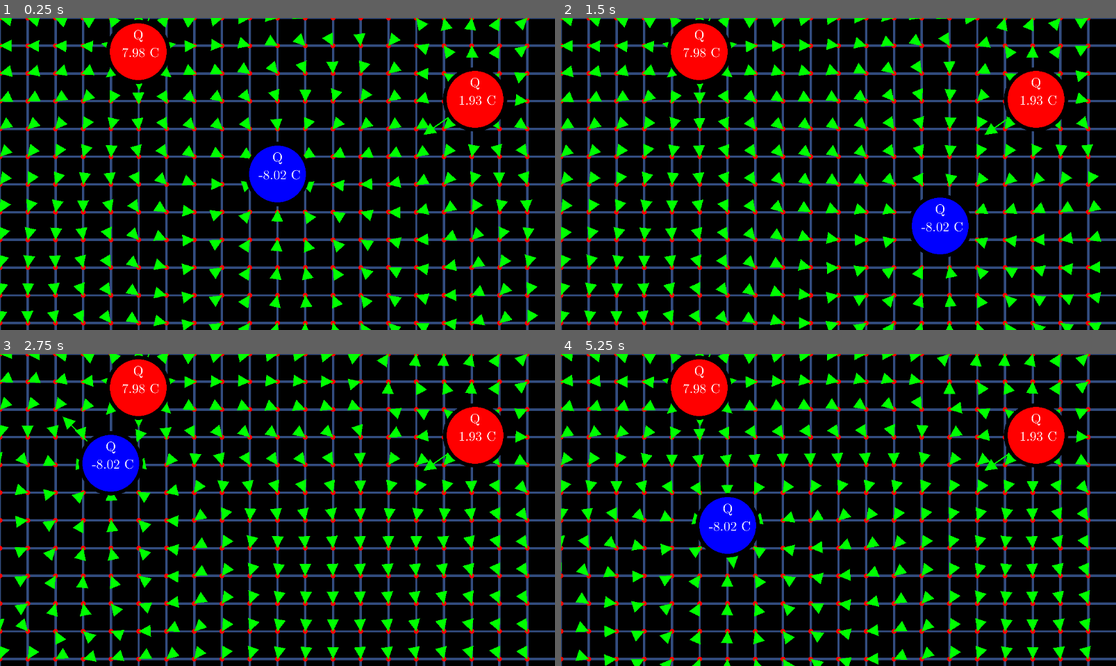
Above: before the commit, frames 1-4 (two rows, left to right).
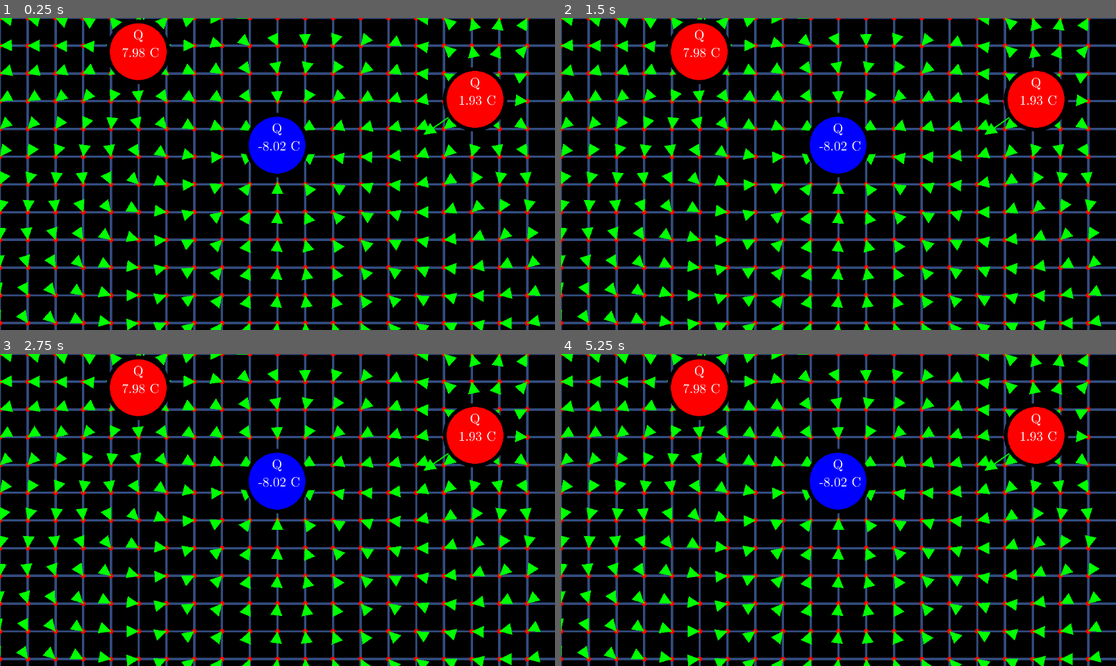
Above: after the commit, the same moments.

Repository: davidjmstewart/gd_simulator
Game: Godot game, scene res://electric_field_lines.tscn
The game is run twice, just before and just after one commit, with the same random seed, the same clock (stepped at 60 frames per second) and the same inputs.
Inputs (mouse positions are in pixels of both pictures, inside the frame that each line leads up to):
- Up to frame 1 (0.25 s): no input
- Up to frame 2 (1.5 s): tap Enter at 0.5 s; move the mouse to (810, 236) at 0.52 s; click (810, 236) at 0.67 s; tap Space at 1.25 s; drag from (1005, 220) to (810, 236) at 1.27 s
- Up to frame 3 (2.75 s): tap Enter at 2 s; move the mouse to (111, 463) at 2.02 s; click (111, 463) at 2.17 s
- Up to frame 4 (5.25 s): tap Space at 2.75, 4.25 s; drag from (866, 510) to (672, 463) at 2.77 s; tap Enter at 3.5 s; move the mouse to (755, 432) at 3.52 s; click (755, 432) at 3.67 s; drag from (960, 494) to (755, 432) at 4.27 s; move the mouse to (727, 525) at 5.02 s; click (727, 525) at 5.17 s

The runs differ from the first frame. In frame 1, 10% of the frame differs, in the area x 0-98%, y 0-100%; in frame 2, 16%; in frame 3, 20%; in frame 4, 18%.

Commit message:
Cursor now changes depending on interacting state with charge node.

Diff:
--- a/charge.gd
+++ b/charge.gd
@@ -6,13 +6,21 @@
 ## The amount of charge (in Coulombs)
 @export var Q: float = 1.0
 
+enum UserInteractionStates {IDLE, MOVING, HOVERING}
+
+var state: UserInteractionStates = UserInteractionStates.IDLE
 func _ready() -> void:
 	add_to_group("charge_group")
 	$ChargeLabel.text = "Q \n %.2f C" % Q
 	pass # Replace with function body.
 
+func handle_state_machine() -> void:
+	if state == UserInteractionStates.MOVING:
+		Input.set_default_cursor_shape(Input.CURSOR_DRAG)
+		self.position = get_global_mouse_position()
 
 func _process(delta: float) -> void:
+	handle_state_machine()
 	if Q >= 0:
 		# display the positive charge sprite, turn off the negative charge sprite
 		$ChargeNegative.visible = false;
@@ -20,3 +28,25 @@
 	else:
 		$ChargeNegative.visible = true;
 		$ChargePositive.visible = false;
+
+
+func _on_area_2d_input_event(viewport: Node, event: InputEvent, shape_idx: int) -> void:
+	if event is InputEventMouseButton:
+		if event.button_index == MOUSE_BUTTON_LEFT and event.pressed:
+			state = UserInteractionStates.MOVING
+		if event.button_index == MOUSE_BUTTON_LEFT:
+			if not event.pressed:
+				Input.set_default_cursor_shape(Input.CURSOR_POINTING_HAND)
+				state = UserInteractionStates.IDLE
+		# Optional: Handle other mouse buttons
+		elif event.button_index == MOUSE_BUTTON_RIGHT and event.pressed:
+			print("Right mouse button clicked on Area2D!")
+
+
+func _on_area_2d_mouse_entered() -> void:
+	Input.set_default_cursor_shape(Input.CURSOR_POINTING_HAND)
+
+func _on_area_2d_mouse_exited() -> void:
+	if (state != UserInteractionStates.MOVING):
+		state = UserInteractionStates.IDLE
+		Input.set_default_cursor_shape(Input.CURSOR_ARROW)
--- a/charge.tscn
+++ b/charge.tscn
@@ -20,7 +20,8 @@
 Q = 1.745
 
 [node name="Area2D" type="Area2D" parent="."]
-visible = false
+z_index = 4035
+scale = Vector2(26.865, 26.865)
 
 [node name="CollisionShape2D" type="CollisionShape2D" parent="Area2D"]
 shape = SubResource("CircleShape2D_3glq5")
@@ -42,3 +43,7 @@
 1.75 C"
 horizontal_alignment = 1
 vertical_alignment = 1
+
+[connection signal="input_event" from="Area2D" to="." method="_on_area_2d_input_event"]
+[connection signal="mouse_entered" from="Area2D" to="." method="_on_area_2d_mouse_entered"]
+[connection signal="mouse_exited" from="Area2D" to="." method="_on_area_2d_mouse_exited"]
--- a/electric_field_lines.gd
+++ b/electric_field_lines.gd
@@ -40,6 +40,12 @@
 	var simulation_charges = get_tree().get_nodes_in_group("charge_group")
 
 	calculate_electro_static_forces(simulation_charges, simulation_points)
+
+func charge_node_hover_state_changed(is_hovered: bool) -> void:
+	if (is_hovered):
+		Input.set_default_cursor_shape(Input.CURSOR_POINTING_HAND)
+	else:
+		Input.set_default_cursor_shape(Input.CURSOR_ARROW)
 
 func calculate_electro_static_forces(point_charges: Array[Node], simulation_points: Array):
 
@@ -97,7 +103,7 @@
 
 # Called every frame. 'delta' is the elapsed time since the previous frame.
 func _process(delta: float) -> void:
-	$charge2.position = get_global_mouse_position()
+	#$charge2.position = get_global_mouse_position()
 	var simulation_charges = get_tree().get_nodes_in_group("charge_group")
 	var existing_force_vectors = get_tree().get_nodes_in_group("visual_electro_static_force_vectors")
 	for vector in existing_force_vectors:
--- a/electric_field_lines.tscn
+++ b/electric_field_lines.tscn
@@ -20,16 +20,11 @@
 script = ExtResource("1_l2tnr")
 
 [node name="charge2" parent="." instance=ExtResource("2_asb1d")]
-position = Vector2(754, 288)
+position = Vector2(575, 264)
 scale = Vector2(0.25, 0.25)
 Q = -8.015
 
 [node name="charge" parent="." instance=ExtResource("2_asb1d")]
-position = Vector2(287, 70)
-scale = Vector2(0.25, 0.25)
-Q = 7.98
-
-[node name="charge4" parent="." instance=ExtResource("2_asb1d")]
 position = Vector2(287, 70)
 scale = Vector2(0.25, 0.25)
 Q = 7.98
